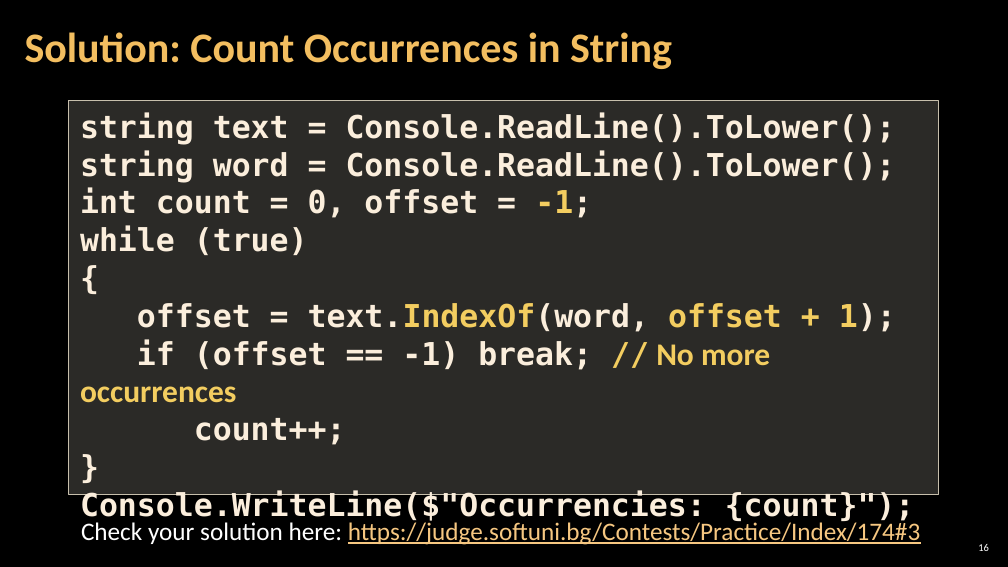
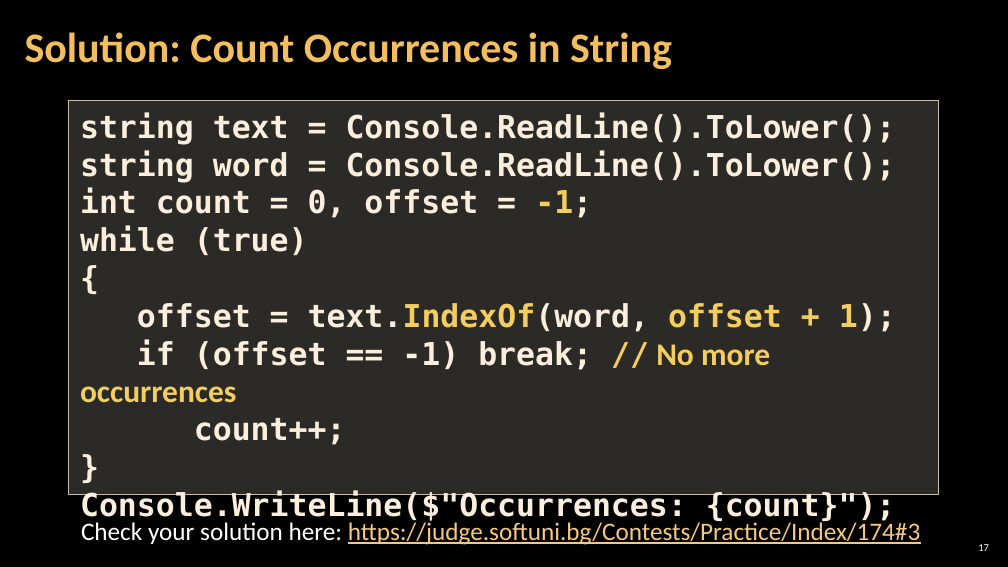
Before and after one commit to RevoRBE/Programming-Fundamentals, a slide deck: slide 17 of 00 Resources/05. Programming-Fundamentals-Strings-Dictionaries-Lambda-and-LINQ.pptx (slide 16 before the commit). Drawn at 1008x567 pixels with LibreOffice and Linux fonts; fonts in the diff are those of the drawing; background and template pictures are left out. Boxes give left, top, right and bottom in pixels: in the first picture for what was removed or moved away, otherwise in the second. Text is boxed around its words. In the diff, an @@ line names an element or a change of style, - is before the commit and + after.

```diff
--- a/00 Resources/05. Programming-Fundamentals-Strings-Dictionaries-Lambda-and-LINQ.pptx
+++ b/00 Resources/05. Programming-Fundamentals-Strings-Dictionaries-Lambda-and-LINQ.pptx
@@ text in rectangle at (x1=80, y1=490, x2=896, y2=523): text changed @@
-Console.WriteLine($"Occurrencies: {count}");
+Console.WriteLine($"Occurrences: {count}");
@@ page number at (x1=978, y1=544, x2=989, y2=551): text changed @@
-16
+17
```
Also in this commit, not shown: 18 other slides changed, 1 slide added, 7 other files.
